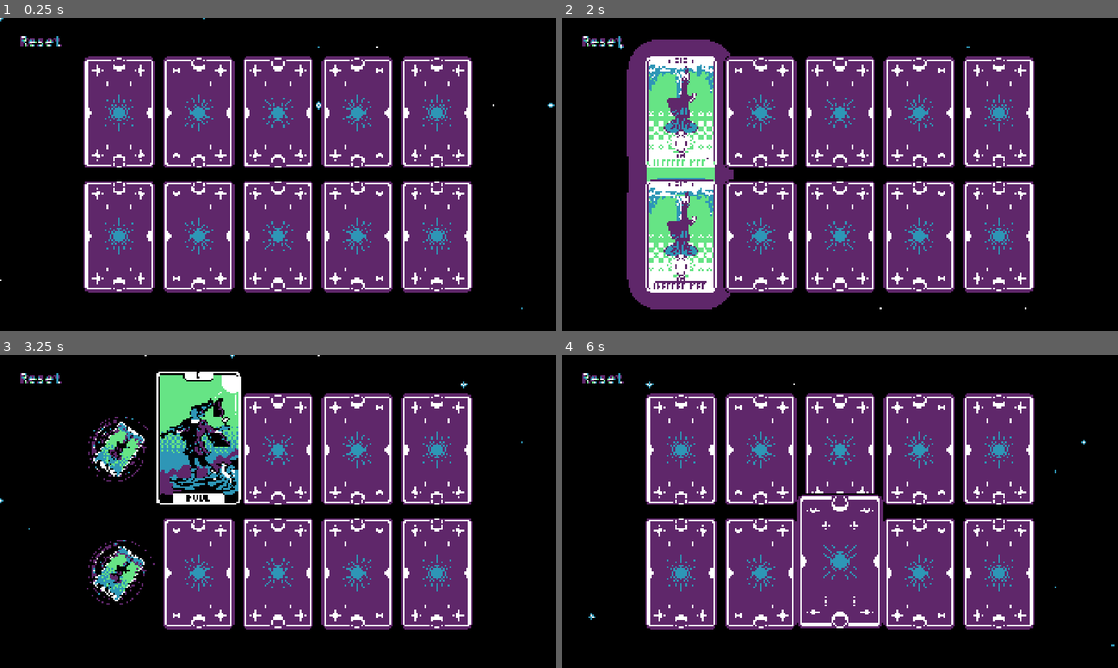
Above: before the commit, frames 1-4 (two rows, left to right).
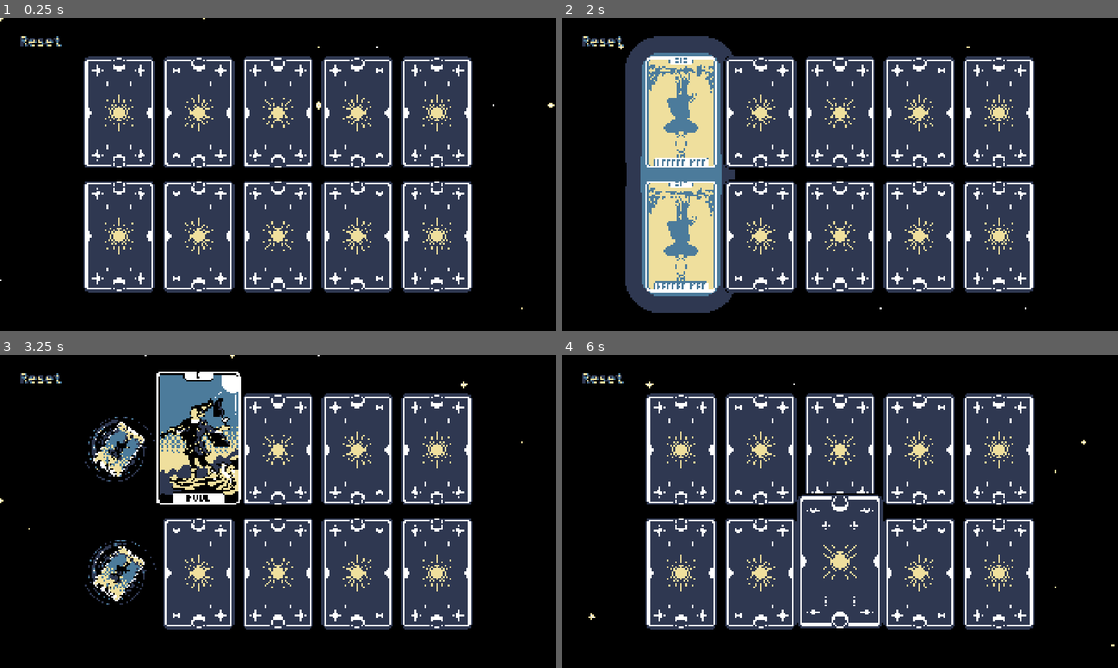
Above: after the commit, the same moments.

Repository: Raisinaut/summer-slow-jam-2026
Game: Godot game, scene res://gameplay/levels/level.tscn
The game is run twice, just before and just after one commit, with the same random seed, the same clock (stepped at 60 frames per second) and the same inputs.
Inputs (mouse positions are in pixels of both pictures, inside the frame that each line leads up to):
- Up to frame 1 (0.25 s): no input
- Up to frame 2 (2 s): click (678, 111) at 0.52 s; click (678, 237) at 1.27 s
- Up to frame 3 (3.25 s): move the mouse to (400, 495) at 2.02 s; click (200, 448) at 2.77 s
- Up to frame 4 (6 s): move the mouse to (728, 527) at 3.52 s; move the mouse to (895, 442) at 4.27 s; click "Reset" at 5 s; move the mouse to (812, 574) at 5.77 s

The runs differ from the first frame. In frame 1, 40% of the frame differs, in the area x 0-100%, y 0-94%; in frame 2, 46%, in the area x 3-85%, y 5-95%; in frame 3, 34%; in frame 4, 42%.

Commit message:
Chose different palette for default

Diff:
--- a/automatic_card_swap_idea/godot/gameplay/levels/level.tscn
+++ b/automatic_card_swap_idea/godot/gameplay/levels/level.tscn
@@ -10,7 +10,7 @@
 [ext_resource type="Texture2D" uid="uid://cljngxm14hkso" path="res://assets/textures/tarot/front/tarot_1.png" id="8_u1phi"]
 [ext_resource type="Texture2D" uid="uid://bcqgrelbghla" path="res://assets/textures/tarot/front/00.png" id="9_c6mru"]
 [ext_resource type="Shader" uid="uid://bf4fahpf537ou" path="res://shaders/palette_adapt.gdshader" id="9_x3pin"]
-[ext_resource type="Texture2D" uid="uid://bx5pi67tf2sew" path="res://assets/textures/palettes/palettes7.png" id="11_c6mru"]
+[ext_resource type="Texture2D" uid="uid://bdvrcf5oa0gpr" path="res://assets/textures/palettes/palettes4.png" id="11_c6mru"]
 
 [sub_resource type="CanvasItemMaterial" id="CanvasItemMaterial_rkly2"]
 particles_animation = true
